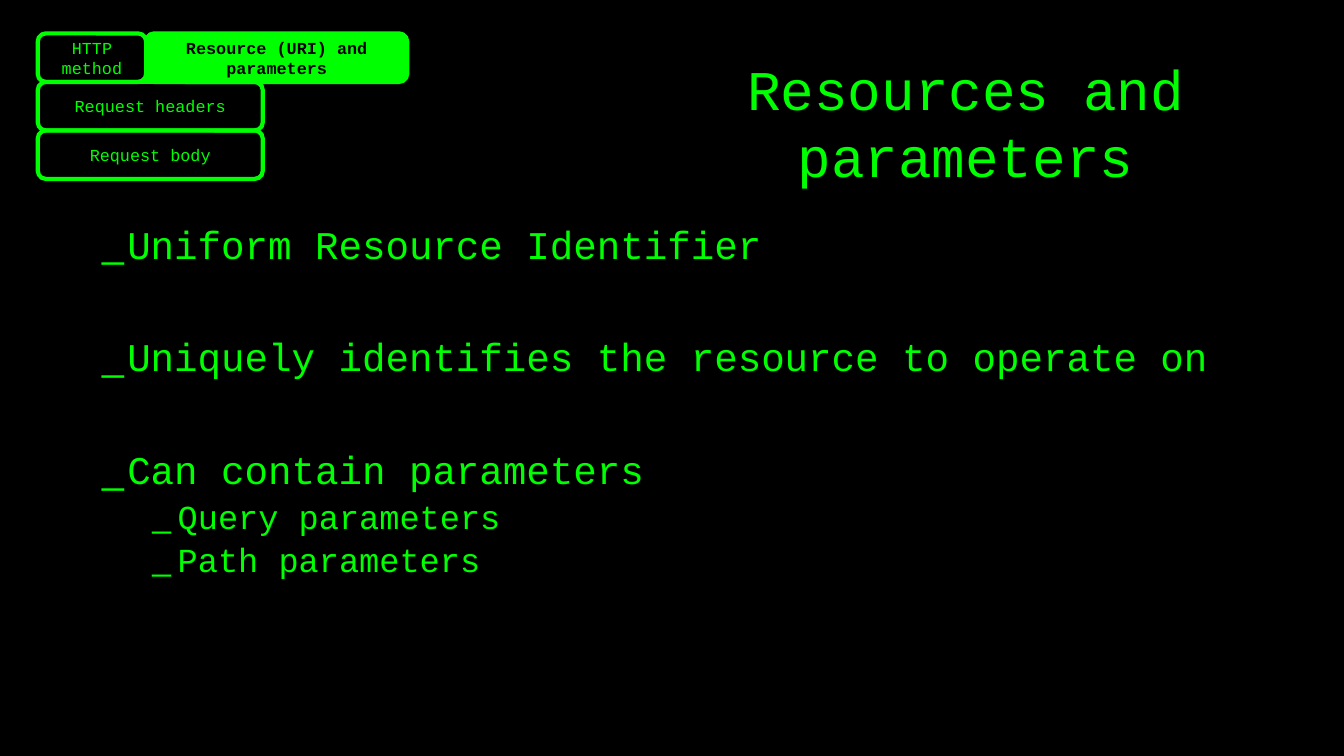
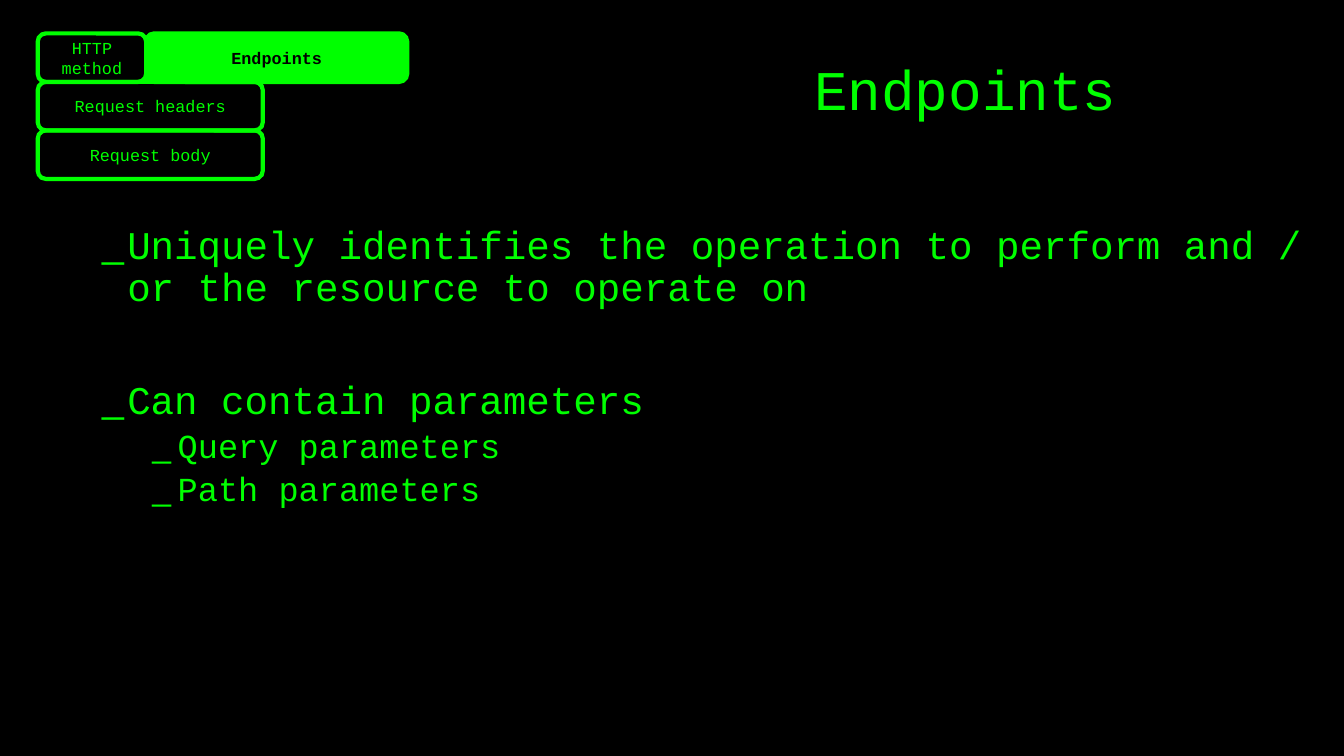
Before and after one commit to basdijkstra/rest-assured-net-workshop, a slide deck: slide 6 of RestAssuredNetWorkshop.pptx (slide 8 before the commit). Drawn at 1344x756 pixels with LibreOffice and Linux fonts; fonts in the diff are those of the drawing. Boxes give left, top, right and bottom in pixels: in the first picture for what was removed or moved away, otherwise in the second. Text is boxed around its words. In the diff, an @@ line names an element or a change of style, - is before the commit and + after.

```diff
--- a/RestAssuredNetWorkshop.pptx
+++ b/RestAssuredNetWorkshop.pptx
@@ text in rounded rectangle at [231,52,322,68]: text changed @@
-Resource (URI) and parameters
+Endpoints
@@ text at [814,70,1116,122]: text changed @@
-Resources and parameters
+Endpoints
@@ text at [127,231,1254,309]: text changed @@
-_ Uniform Resource Identifier
-_ Uniquely identifies the resource to operate on
+_ Uniquely identifies the operation to perform and / or the resource to operate on
```
Also in this commit, not shown: 17 other slides changed, 12 slides added, 6 slides removed, 2 other files.
